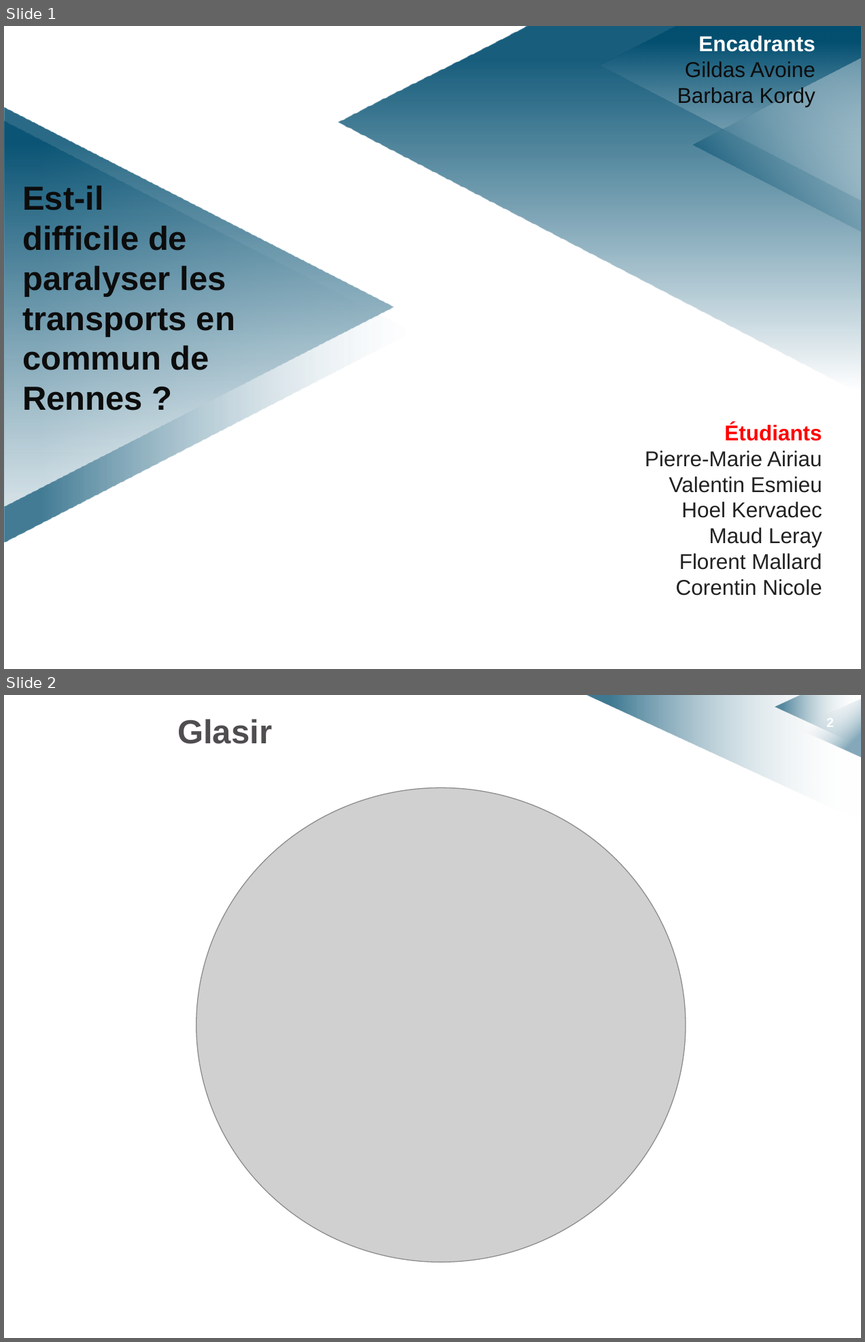
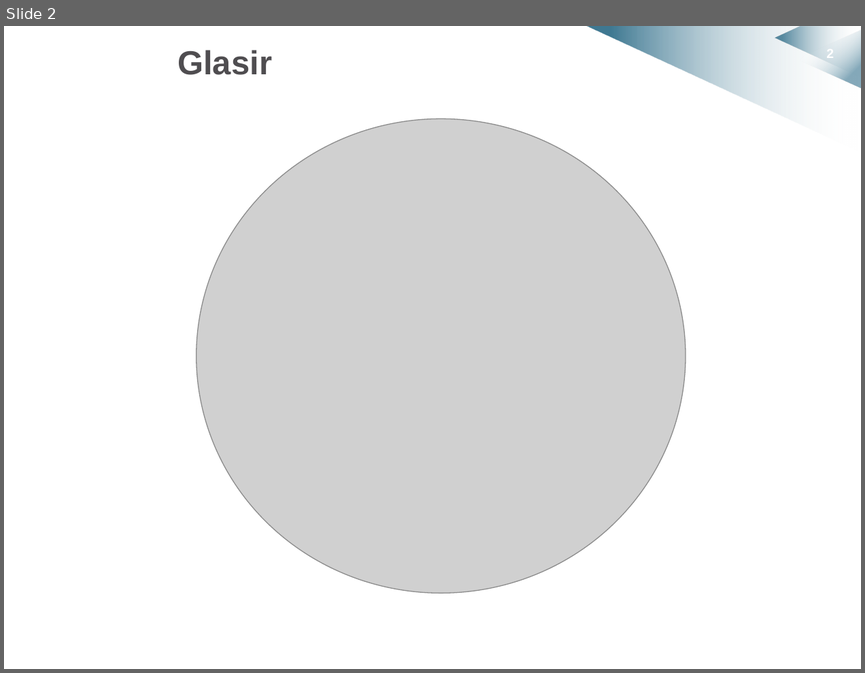
Before and after one commit to HKervadec/korrigolo, a slide deck: soutenances/projet_decembre/soutenance_projet_decembre.pptx. Shown one above the other, each under a label of ours: slides 1 and 2 before the commit, slide 2 after it. The pictures are 865x1342 and 865x673 pixels, drawn with LibreOffice and Linux fonts; fonts in the diff are those of the drawing; grey boxes stand for pictures; background and template pictures are left out. Boxes give left, top, right and bottom in pixels: in the first picture for what was removed or moved away, otherwise in the second. Text is boxed around its words. In the diff, an @@ line names an element or a change of style, - is before the commit and + after.

```diff
--- a/soutenances/projet_decembre/soutenance_projet_decembre.pptx
+++ b/soutenances/projet_decembre/soutenance_projet_decembre.pptx
@@ slide 1 removed at box(4, 26, 861, 669), background #FFFFFF; not listed: 1 template element that a slide beside it also shows @@
@@ rectangle removed at box(4, 26, 861, 669) @@
@@ freeform shape removed at box(338, 26, 861, 393) @@
@@ freeform shape removed at box(586, 26, 861, 152) @@
@@ freeform shape removed at box(600, 26, 861, 201) @@
@@ text removed at box(677, 36, 815, 107) @@
-Encadrants
-Gildas Avoine
-Barbara Kordy
@@ freeform shape removed at box(774, 27, 860, 77) @@
@@ triangle removed at box(797, 30, 861, 88) @@
@@ triangle removed at box(692, 57, 861, 233) @@
@@ triangle removed at box(5, 107, 394, 505) @@
@@ triangle removed at box(5, 121, 412, 541) @@
@@ text removed at box(22, 185, 235, 410) @@
-Est-il
-difficile de
-paralyser les
-transports en
-commun de
-Rennes ?
@@ text removed at box(645, 423, 822, 595) @@
-Étudiants
-Pierre-Marie Airiau
-Valentin Esmieu
-Hoel Kervadec
-Maud Leray
-Florent Mallard
-Corentin Nicole
```
Also in this commit, not shown: 1 slide added.
